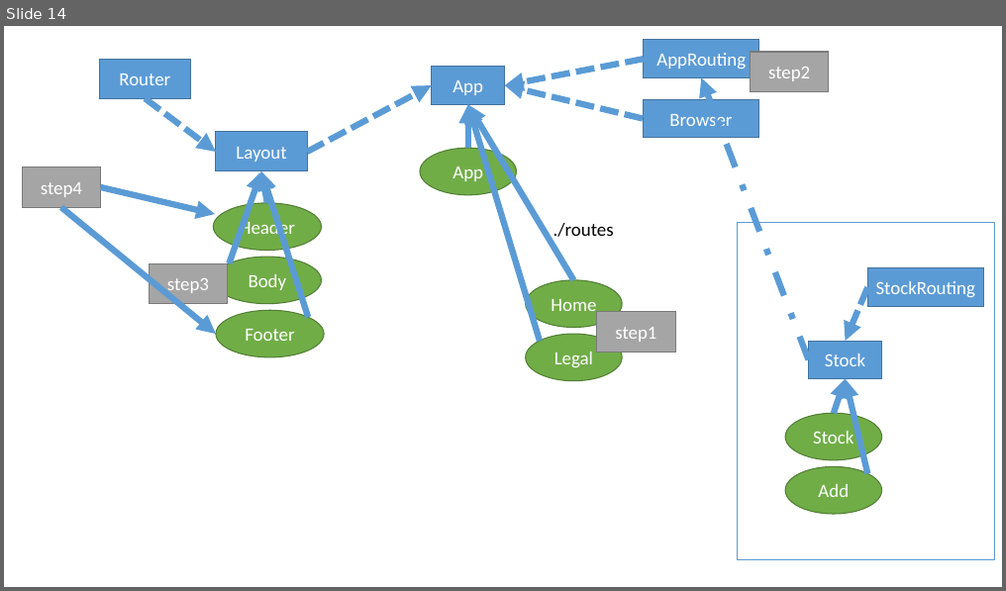
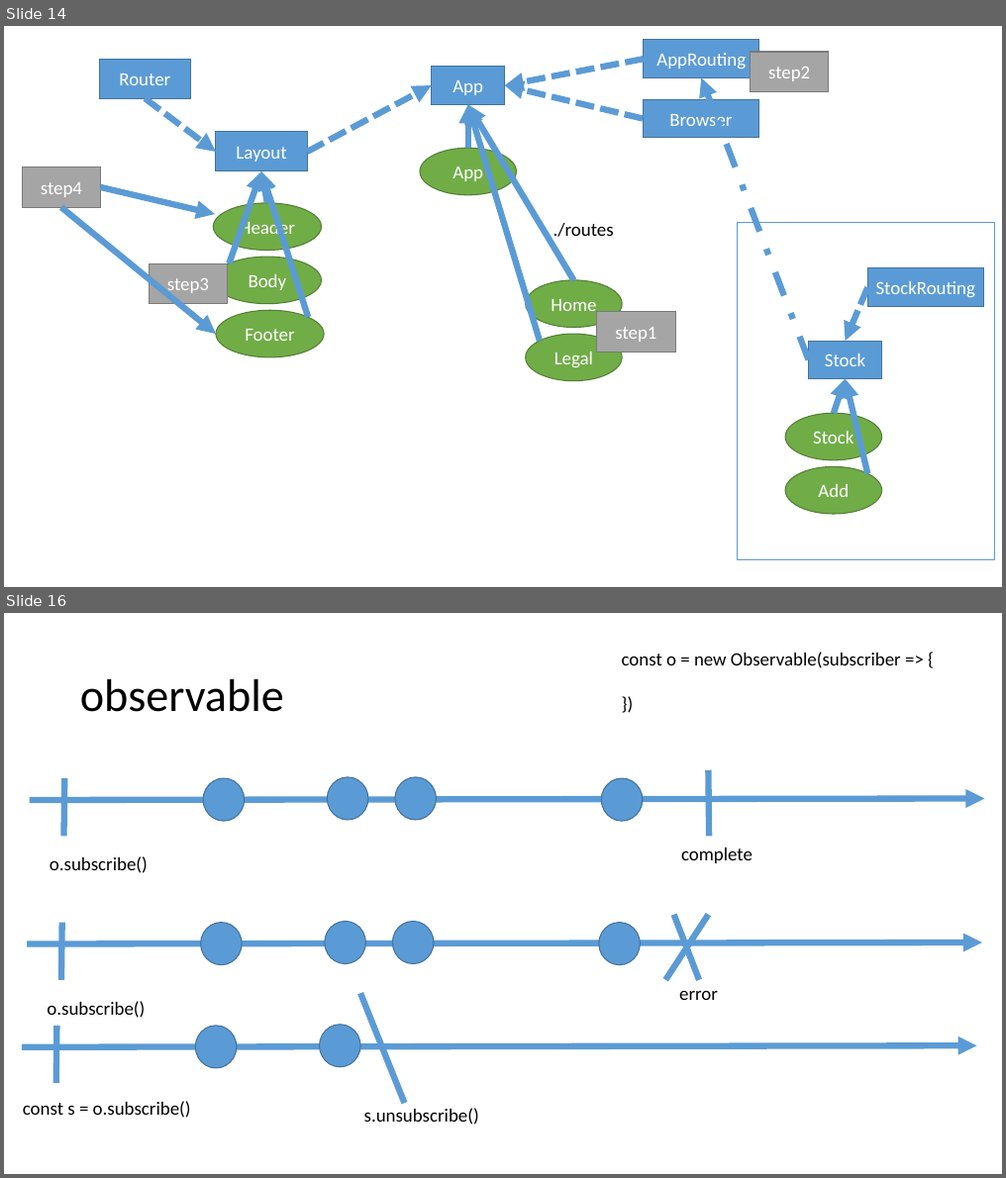
Before and after one commit to jlg-formation/agupa1-july-2023, a slide deck: notes.pptx. Shown one above the other, each under a label of ours: slide 14 before the commit, slides 14 and 16 after it; the slides between them are not shown. The pictures are 1006x591 and 1006x1178 pixels, drawn with LibreOffice and Linux fonts; fonts in the diff are those of the drawing. Boxes give left, top, right and bottom in pixels: in the first picture for what was removed or moved away, otherwise in the second. Text is boxed around its words. In the diff, an @@ line names an element or a change of style, - is before the commit and + after.

```diff
--- a/notes.pptx
+++ b/notes.pptx
@@ slide 16 added at (4, 613, 1002, 1174), background #FFFFFF @@
@@ text added at (622, 652, 901, 668), 18 pt, text #000000 @@
+const o = new Observable(subscriber => {
+})
@@ title added at (80, 679, 284, 712), 44 pt, text #000000 @@
+observable
@@ line added from (64, 778) to (63, 836), #5B9BD5 6 pt @@
@@ ellipse added at (203, 778, 245, 821), fill #5B9BD5, outline #43739E 1 pt @@
@@ ellipse added at (328, 777, 368, 820), fill #5B9BD5, outline #43739E 1 pt @@
@@ ellipse added at (395, 777, 436, 820), fill #5B9BD5, outline #43739E 1 pt @@
@@ ellipse added at (601, 778, 643, 821), fill #5B9BD5, outline #43739E 1 pt @@
@@ line added from (709, 770) to (709, 836), #5B9BD5 6 pt @@
@@ arrow added from (30, 800) to (985, 799), #5B9BD5 6 pt @@
@@ text added at (681, 848, 752, 863), 18 pt, text #000000 @@
+complete
@@ text added at (50, 857, 148, 873), 18 pt, text #000000 @@
+o.subscribe()
@@ line added from (62, 922) to (61, 980), #5B9BD5 6 pt @@
@@ ellipse added at (201, 922, 242, 964), fill #5B9BD5, outline #43739E 1 pt @@
@@ ellipse added at (325, 922, 365, 964), fill #5B9BD5, outline #43739E 1 pt @@
@@ ellipse added at (392, 922, 434, 964), fill #5B9BD5, outline #43739E 1 pt @@
@@ ellipse added at (599, 922, 641, 964), fill #5B9BD5, outline #43739E 1 pt @@
@@ line added from (709, 915) to (665, 980), #5B9BD5 6 pt @@
@@ line added from (674, 915) to (699, 980), #5B9BD5 6 pt @@
@@ arrow added from (27, 944) to (982, 943), #5B9BD5 6 pt @@
@@ line added from (360, 993) to (405, 1103), #5B9BD5 6 pt @@
@@ text added at (679, 991, 718, 1000), 18 pt, text #000000 @@
+error
@@ text added at (47, 1001, 145, 1018), 18 pt, text #000000 @@
+o.subscribe()
@@ line added from (57, 1026) to (56, 1083), #5B9BD5 6 pt @@
@@ ellipse added at (196, 1026, 237, 1068), fill #5B9BD5, outline #43739E 1 pt @@
@@ ellipse added at (319, 1025, 360, 1067), fill #5B9BD5, outline #43739E 1 pt @@
@@ arrow added from (22, 1048) to (977, 1046), #5B9BD5 6 pt @@
@@ text added at (23, 1101, 191, 1118), 18 pt, text #000000 @@
+const s = o.subscribe()
@@ text added at (364, 1108, 479, 1125), 18 pt, text #000000 @@
+s.unsubscribe()
```
Also in this commit, not shown: 1 slide changed, 7 other slides added.
